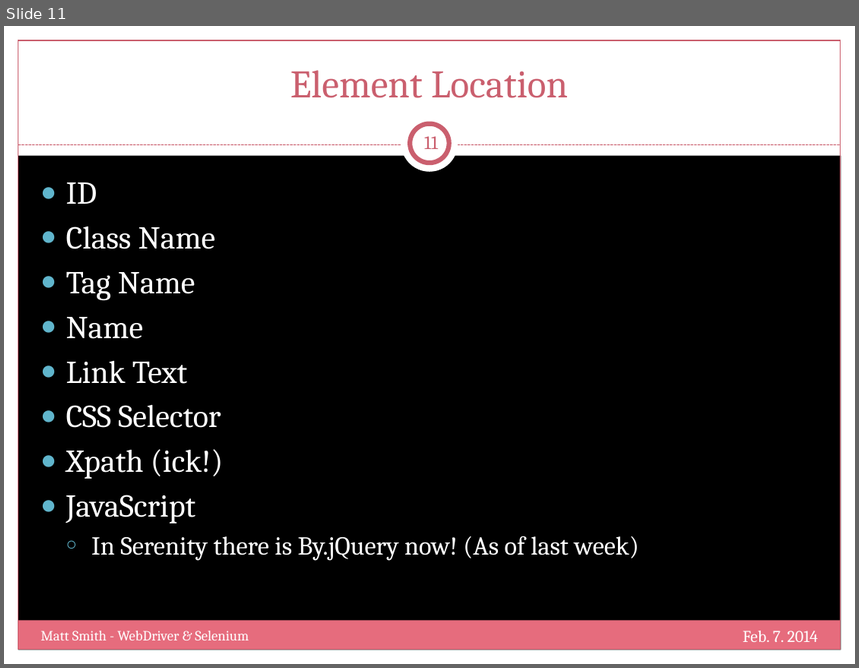
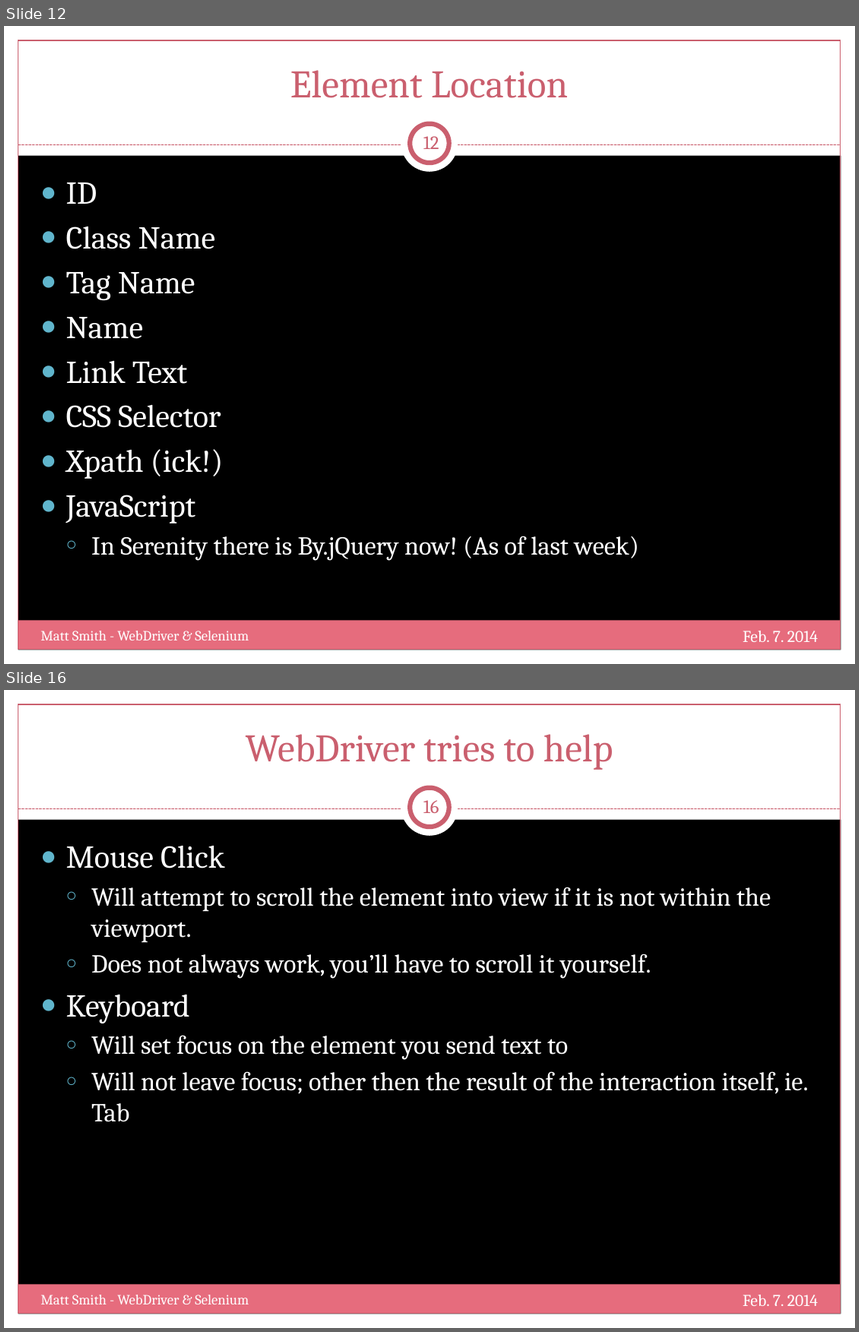
Before and after one commit to mtscout6/my-presentations, a slide deck: WebDriver/Slides.pptx. Shown one above the other, each under a label of ours: slide 11 before the commit, slides 12 and 16 after it; the slides between them are not shown. The pictures are 859x668 and 859x1332 pixels, drawn with LibreOffice and Linux fonts; fonts in the diff are those of the drawing; background and template pictures are left out. Boxes give left, top, right and bottom in pixels: in the first picture for what was removed or moved away, otherwise in the second. Text is boxed around its words. In the diff, an @@ line names an element or a change of style, - is before the commit and + after.

Commit message:
Added more slides for WebDriver presentation

```diff
--- a/WebDriver/Slides.pptx
+++ b/WebDriver/Slides.pptx
@@ slide 16 added at (4, 690, 855, 1328), background picture (left out); not listed: 9 template elements that a slide beside it also shows @@
@@ title added at (246, 734, 614, 770), 33 pt, text #CB5F6E @@
+WebDriver tries to help
@@ page number added at (424, 800, 439, 813), 16 pt, text #CB5F6E @@
+16
@@ text added at (66, 845, 809, 1122), 22 pt, text #FFFFFF @@
+● Mouse Click
+  ○ Will attempt to scroll the element into view if it is not within the viewport.
+  ○ Does not always work, you’ll have to scroll it yourself.
+● Keyboard
+  ○ Will set focus on the element you send text to
+  ○ Will not leave focus; other then the result of the interaction itself, ie. Tab
@@ text added at (40, 1295, 249, 1305), 12 pt, text #FFFFFF @@
+Matt Smith - WebDriver & Selenium
@@ text added at (743, 1295, 818, 1306), 14 pt, text #FFFFFF @@
+Feb. 7. 2014
@@ what was slide 11 is now slide 12 @@
@@ page number at (424, 136, 439, 149): text changed @@
-11
+12
```
Also in this commit, not shown: 4 slides changed, 3 other slides added, 1 other file.
